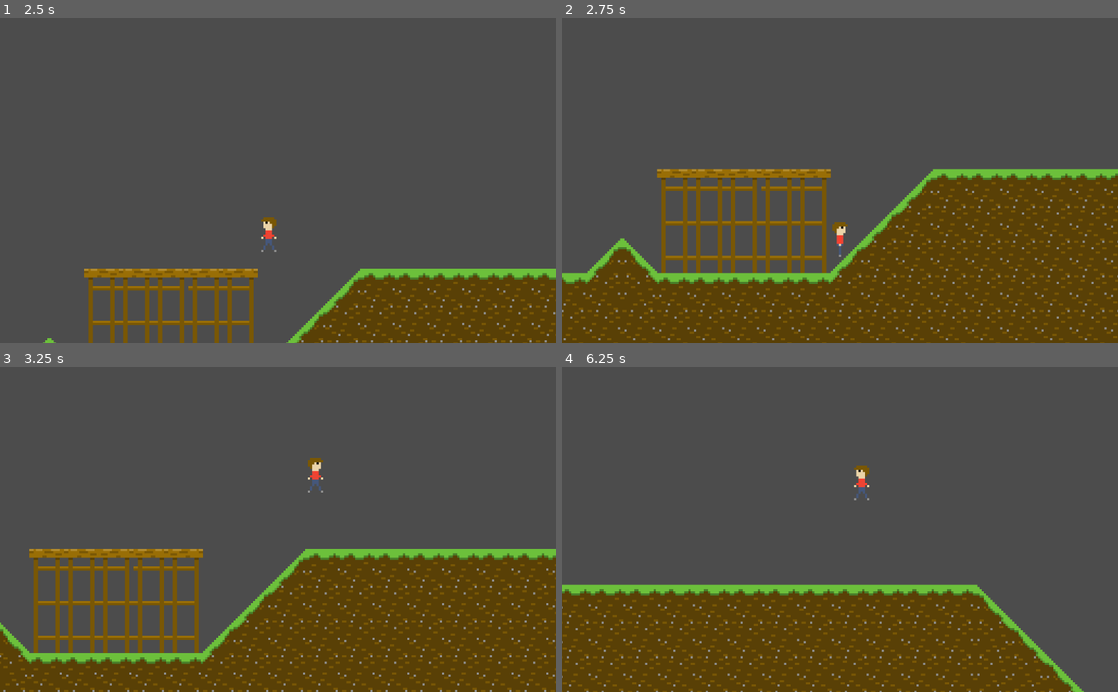
Above: before the commit, frames 1-4 (two rows, left to right).
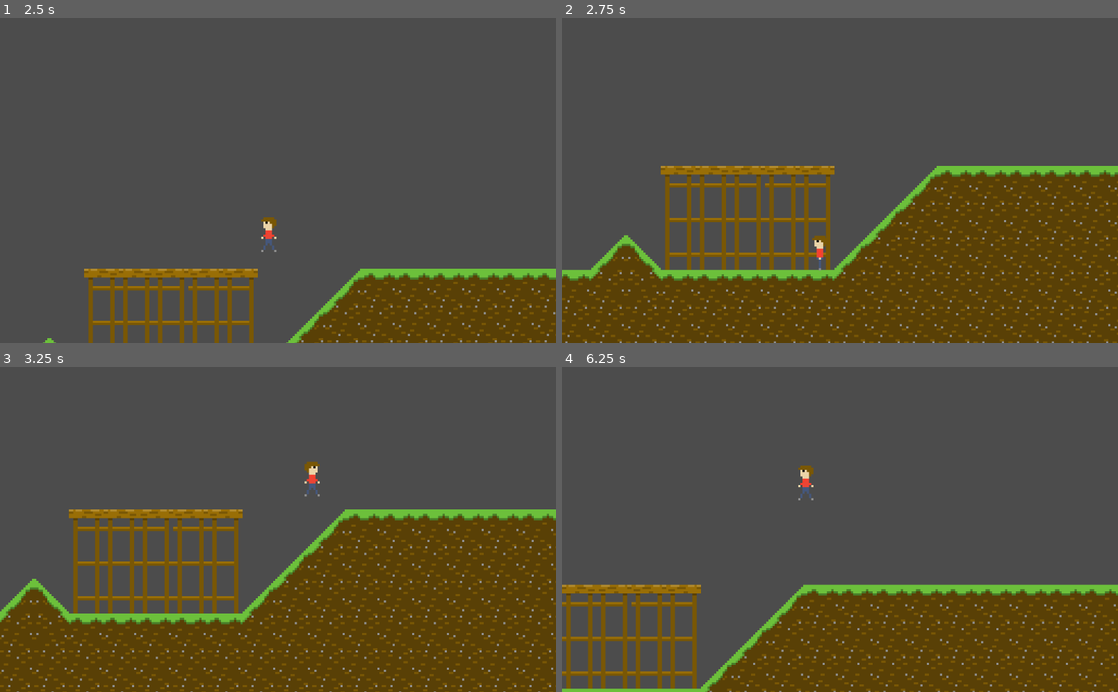
Above: after the commit, the same moments.

Repository: DucksAreMammals/WaterCollector
Game: Godot game, scene res://Scenes/Level.tscn
The game is run twice, just before and just after one commit, with the same random seed, the same clock (stepped at 60 frames per second) and the same inputs.
Inputs:
- Up to frame 1 (2.5 s): hold D (right) 0.53-2.03 s; tap Up (jump) at 0.77, 1.52 s; hold Left (left) from 2.03 s (still down)
- Up to frame 2 (2.75 s): keep holding Left (left)
- Up to frame 3 (3.25 s): release Left (left) at 2.78 s; hold D (right) from 2.78 s (still down); tap Up (jump) at 3.02 s
- Up to frame 4 (6.25 s): tap Up (jump) at 3.77, 4.52, 6.02 s; release D (right) at 4.28 s; hold Left (left) 4.28-5.03 s; hold D (right) 5.03-5.78 s; hold Left (left) from 5.78 s (still down)

Frame 1 is identical in both runs. In frame 2, 15% of the frame differs, in the area x 0-100%, y 45-100%; in frame 3, 24%, in the area x 0-100%, y 27-100%; in frame 4, 20%.

Commit message:
Movement works now

Diff:
--- a/Scripts/Player.gd
+++ b/Scripts/Player.gd
@@ -19,7 +19,7 @@
 		if Input.is_action_pressed("right"):
 			velocity.x = move_speed
 		if Input.is_action_pressed("left"):
-			velocity.x = move_speed
+			velocity.x = -move_speed
 	else:
 		velocity.x *= air_resistance
 
Not shown: 3 places in tileset.tres that only renumber resources
